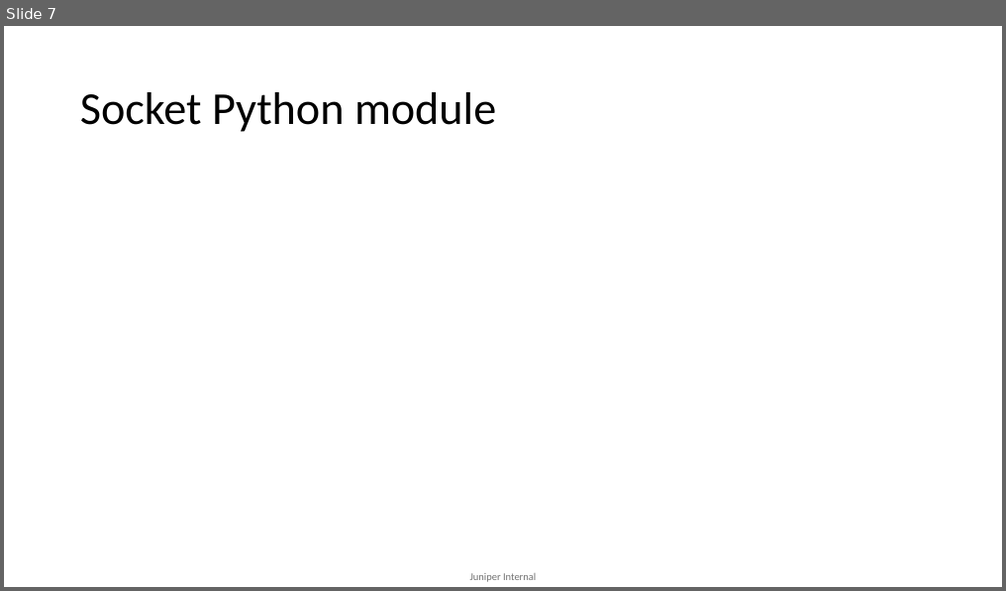
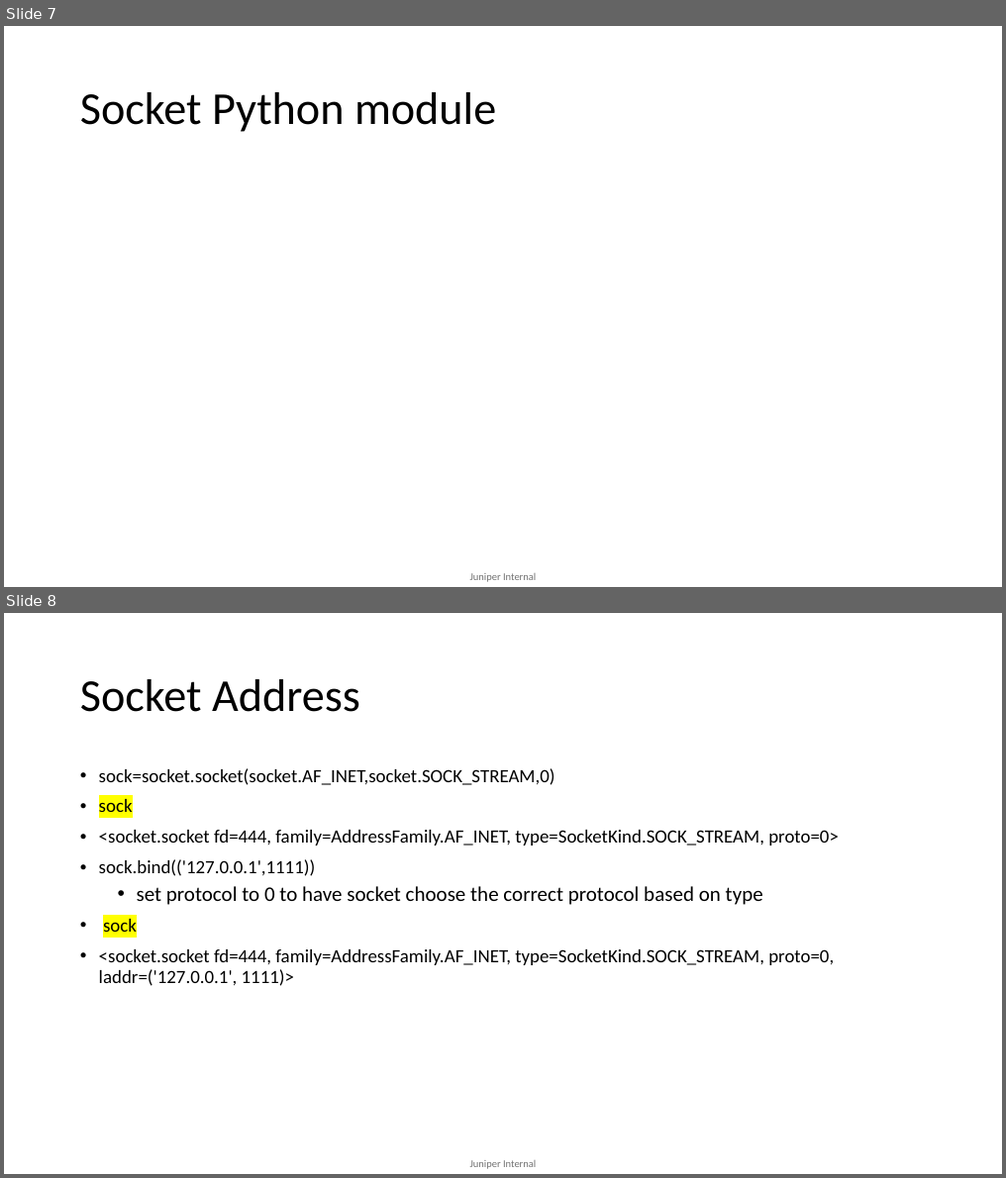
Before and after one commit to mdsathees/Network_programming, a slide deck: Socket-programming-python.pptx. Shown one above the other, each under a label of ours: slide 7 before the commit, slides 7 and 8 after it. The pictures are 1006x591 and 1006x1178 pixels, drawn with LibreOffice and Linux fonts; fonts in the diff are those of the drawing. Boxes give left, top, right and bottom in pixels: in the first picture for what was removed or moved away, otherwise in the second. Text is boxed around its words. In the diff, an @@ line names an element or a change of style, - is before the commit and + after.

```diff
--- a/Socket-programming-python.pptx
+++ b/Socket-programming-python.pptx
@@ slide 8 added at (4, 613, 1002, 1174), background #FFFFFF; not listed: 1 template element that a slide beside it also shows @@
@@ title added at (80, 679, 360, 712), 44 pt, text #000000 @@
+Socket Address
@@ text added at (99, 768, 839, 986), 18 pt, text #000000 @@
+• sock=socket.socket(socket.AF_INET,socket.SOCK_STREAM,0)
+• sock
+• <socket.socket fd=444, family=AddressFamily.AF_INET, type=SocketKind.SOCK_STREAM, proto=0>
+• sock.bind(('127.0.0.1',1111))
+  • set protocol to 0 to have socket choose the correct protocol based on type
+• sock
+• <socket.socket fd=444, family=AddressFamily.AF_INET, type=SocketKind.SOCK_STREAM, proto=0, laddr=('127.0.0.1', 1111)>
```
Also in this commit, not shown: 5 slides changed, 2 other slides added.
